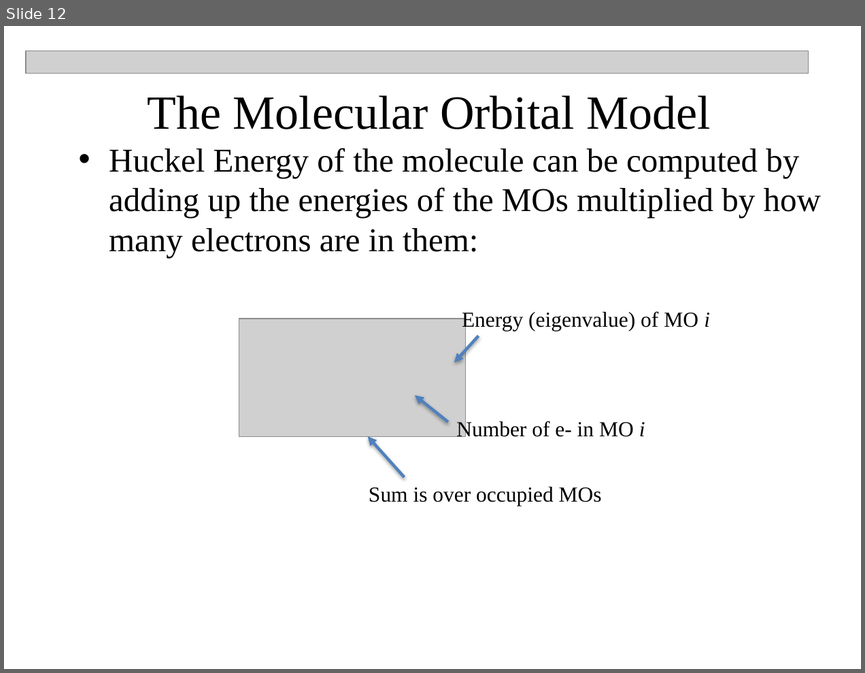
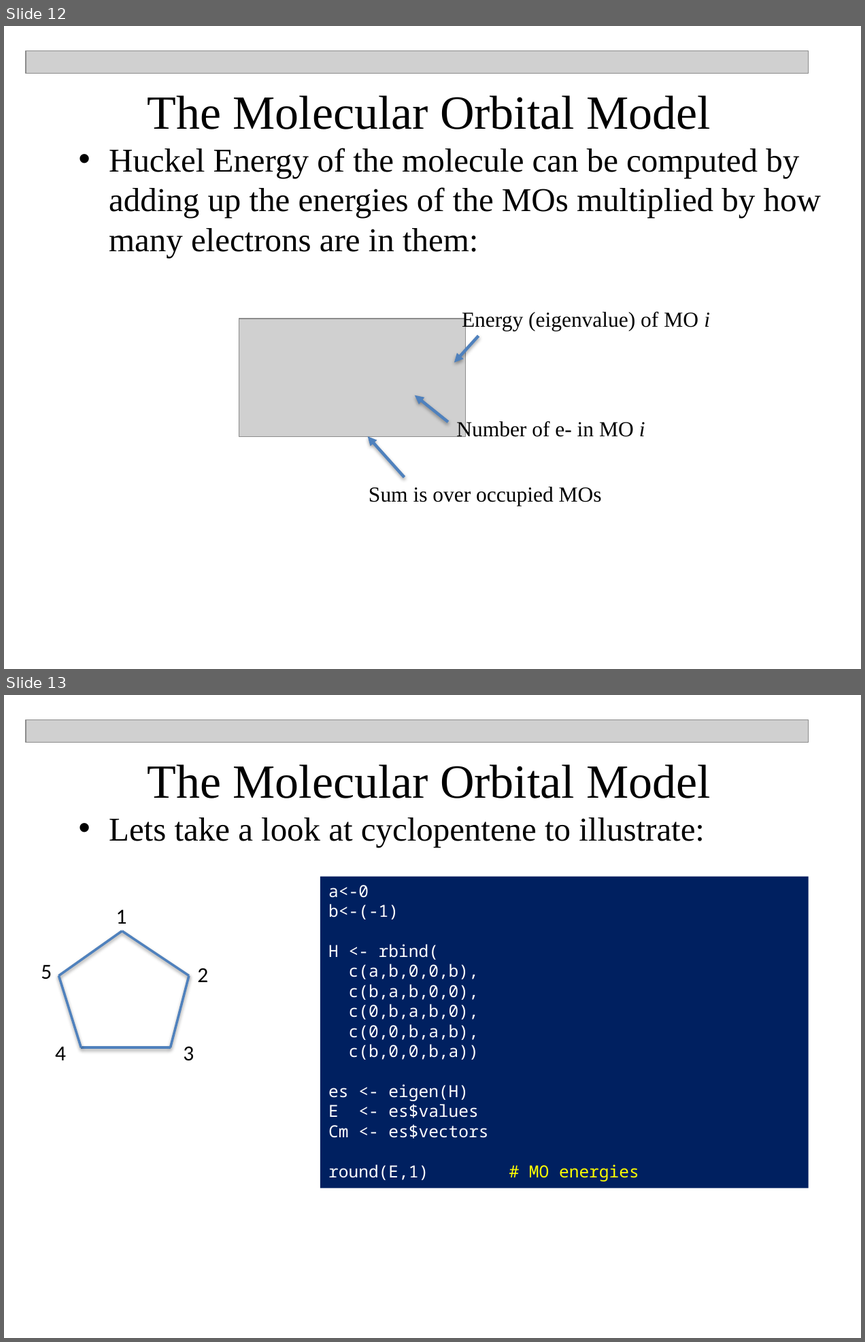
Before and after one commit to npetraco/CHE302, a slide deck: Laboratories/Lab5/Huckel_MO_Workshop.pptx. Shown one above the other, each under a label of ours: slide 12 before the commit, slides 12 and 13 after it. The pictures are 865x673 and 865x1342 pixels, drawn with LibreOffice and Linux fonts; fonts in the diff are those of the drawing; grey boxes stand for pictures. Boxes give left, top, right and bottom in pixels: in the first picture for what was removed or moved away, otherwise in the second. Text is boxed around its words. In the diff, an @@ line names an element or a change of style, - is before the commit and + after.

```diff
--- a/Laboratories/Lab5/Huckel_MO_Workshop.pptx
+++ b/Laboratories/Lab5/Huckel_MO_Workshop.pptx
@@ slide 13 added at (x1=4, y1=695, x2=861, y2=1338), background #FFFFFF @@
@@ picture added at (x1=26, y1=720, x2=808, y2=743) @@
@@ text added at (x1=147, y1=764, x2=711, y2=798), 40 pt, text #000000 @@
+The Molecular Orbital Model
@@ text added at (x1=109, y1=817, x2=704, y2=847), 28 pt, text #000000 @@
+  • Lets take a look at cyclopentene to illustrate:
@@ rectangle added at (x1=320, y1=877, x2=808, y2=1189), fill #002060, 14 pt, text #FFFFFF @@
+a<-0
+b<-(-1)
+H <- rbind(
+c(a,b,0,0,b),
+c(b,a,b,0,0),
+c(0,b,a,b,0),
+c(0,0,b,a,b),
+c(b,0,0,b,a))
+es <- eigen(H)
+E <- es$values
+Cm <- es$vectors
+round(E,1) # MO energies
@@ text added at (x1=116, y1=909, x2=127, y2=923), 18 pt, text #000000 @@
+1
@@ text added at (x1=41, y1=964, x2=52, y2=979), 18 pt, text #000000 @@
+5
@@ group added at (x1=59, y1=930, x2=189, y2=1047): 5 lines @@
@@ text added at (x1=197, y1=968, x2=208, y2=982), 18 pt, text #000000 @@
+2
@@ text added at (x1=55, y1=1046, x2=66, y2=1060), 18 pt, text #000000 @@
+4
@@ text added at (x1=183, y1=1046, x2=194, y2=1061), 18 pt, text #000000 @@
+3
```
Also in this commit, not shown: 4 slides changed, 1 other slide added, 1 other file.
